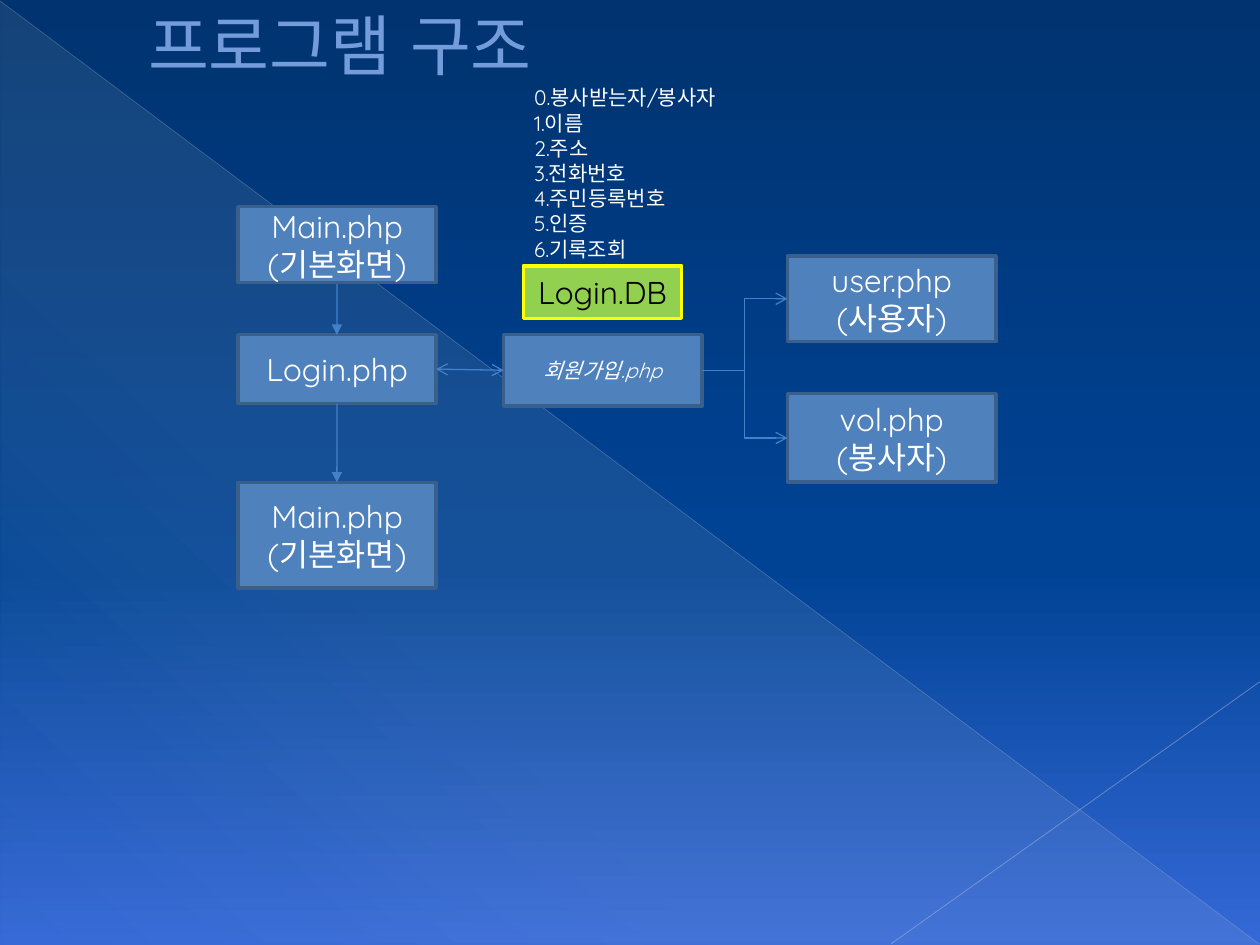
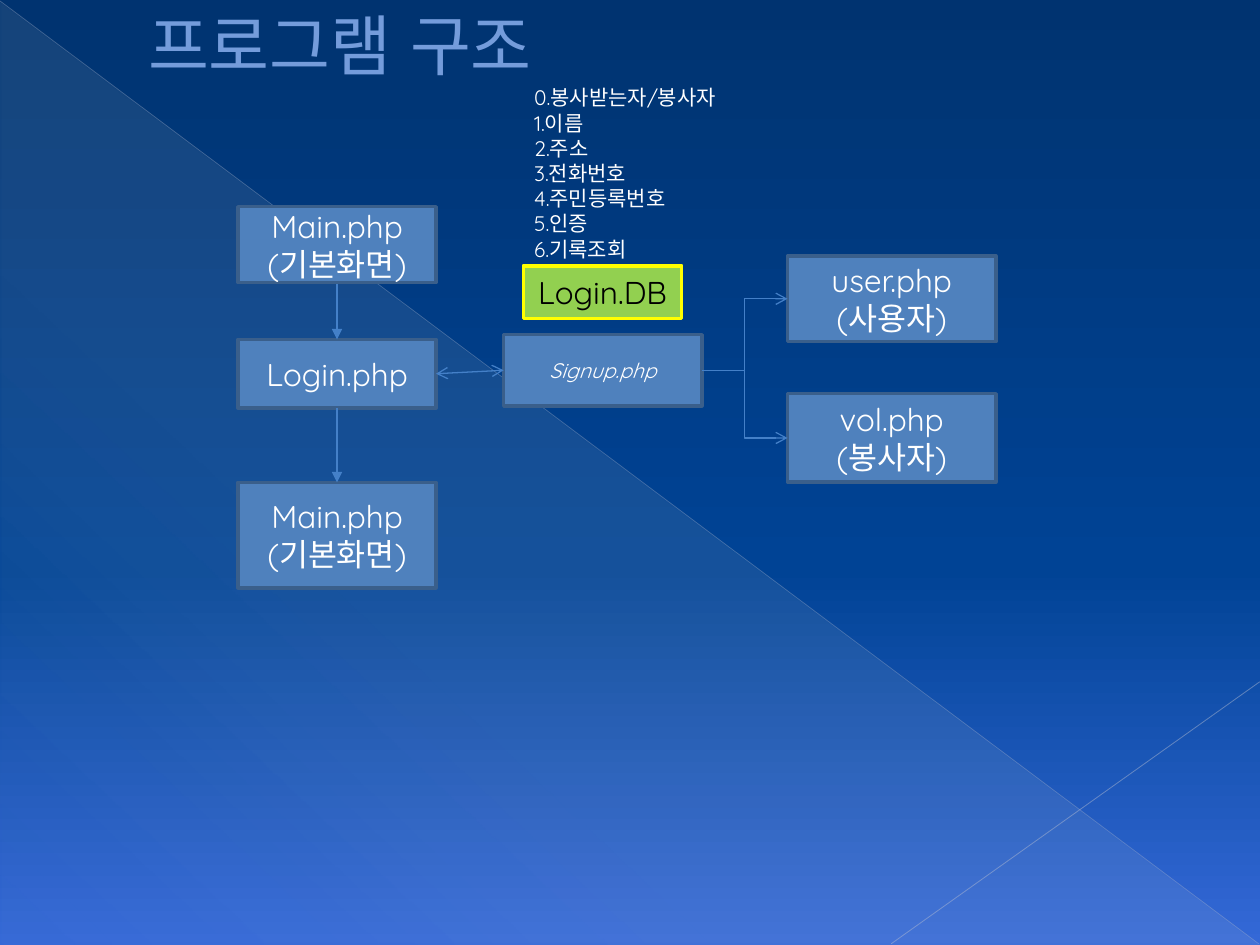
Before and after one commit to HighWoo/HelpingProject-php-mysql, a slide deck: slide 1 of 헬핑프로그램구조.pptx. Drawn at 1260x945 pixels with LibreOffice and Linux fonts; fonts in the diff are those of the drawing. Boxes give left, top, right and bottom in pixels: in the first picture for what was removed or moved away, otherwise in the second. Text is boxed around its words. In the diff, an @@ line names an element or a change of style, - is before the commit and + after.

```diff
--- a/헬핑프로그램구조.pptx
+++ b/헬핑프로그램구조.pptx
@@ arrow moved from (338, 282) - (336, 335) to (336, 282) - (336, 339) @@
@@ rectangle "Login.php" moved from (x1=238, y1=335, x2=436, y2=404) to (x1=238, y1=339, x2=436, y2=408) @@
@@ double arrow moved from (436, 369) - (504, 370) to (436, 374) - (504, 370) @@
@@ text in rectangle at (x1=549, y1=362, x2=656, y2=382): text changed @@
-회원가입.php
+Signup.php
@@ arrow moved from (338, 403) - (336, 483) to (336, 408) - (336, 483) @@
```
